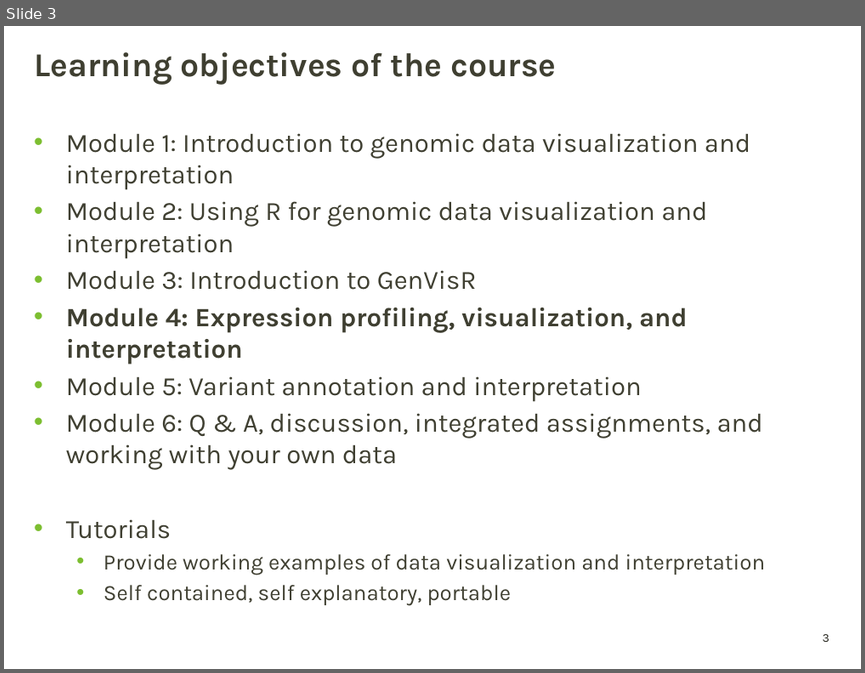
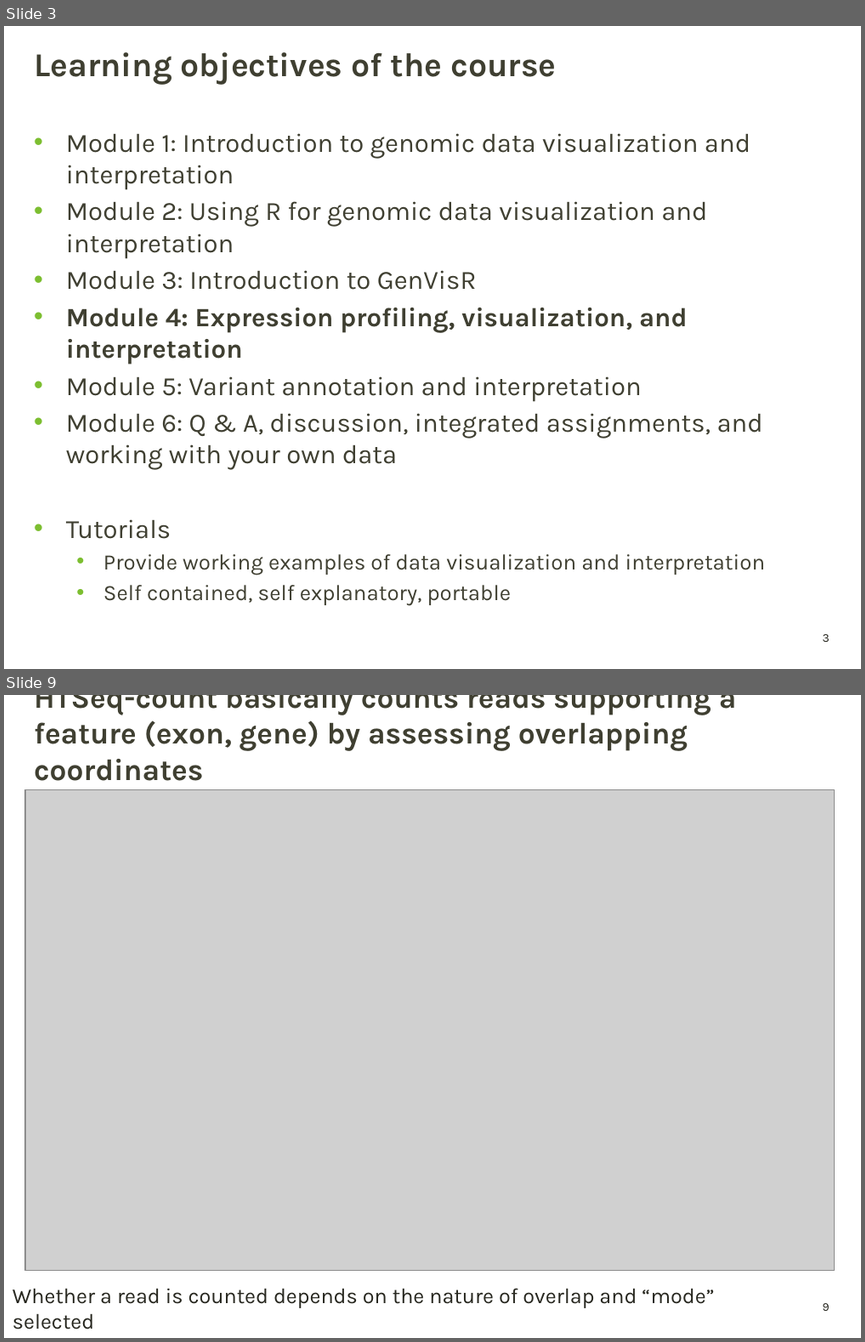
Before and after one commit to griffithlab/genviz.org, a slide deck: lectures/GenViz_Module4_Lecture.pptx. Shown one above the other, each under a label of ours: slide 3 before the commit, slides 3 and 9 after it; the slides between them are not shown. The pictures are 865x673 and 865x1342 pixels, drawn with LibreOffice and Linux fonts; fonts in the diff are those of the drawing; grey boxes stand for pictures; background and template pictures are left out. Boxes give left, top, right and bottom in pixels: in the first picture for what was removed or moved away, otherwise in the second. Text is boxed around its words. In the diff, an @@ line names an element or a change of style, - is before the commit and + after.

```diff
--- a/lectures/GenViz_Module4_Lecture.pptx
+++ b/lectures/GenViz_Module4_Lecture.pptx
@@ slide 9 added at bbox=[4, 695, 861, 1338], background picture (left out); not listed: 1 template element that a slide beside it also shows @@
@@ title added at bbox=[34, 695, 737, 751], 25.2 pt, text #3F3F32, bold @@
+HTSeq-count basically counts reads supporting a feature (exon, gene) by assessing overlapping coordinates
@@ picture added at bbox=[25, 790, 834, 1270] @@
@@ text added at bbox=[12, 1287, 714, 1329], 18 pt, text #26261E @@
+Whether a read is counted depends on the nature of overlap and “mode” selected
```
Also in this commit, not shown: 1 slide changed, 8 other slides added, 1 other file.
